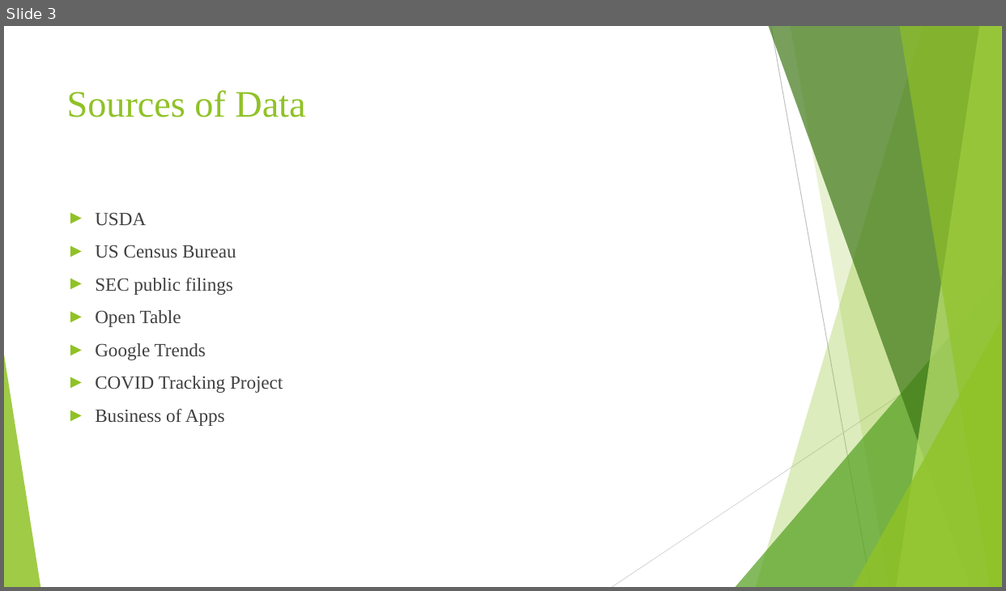
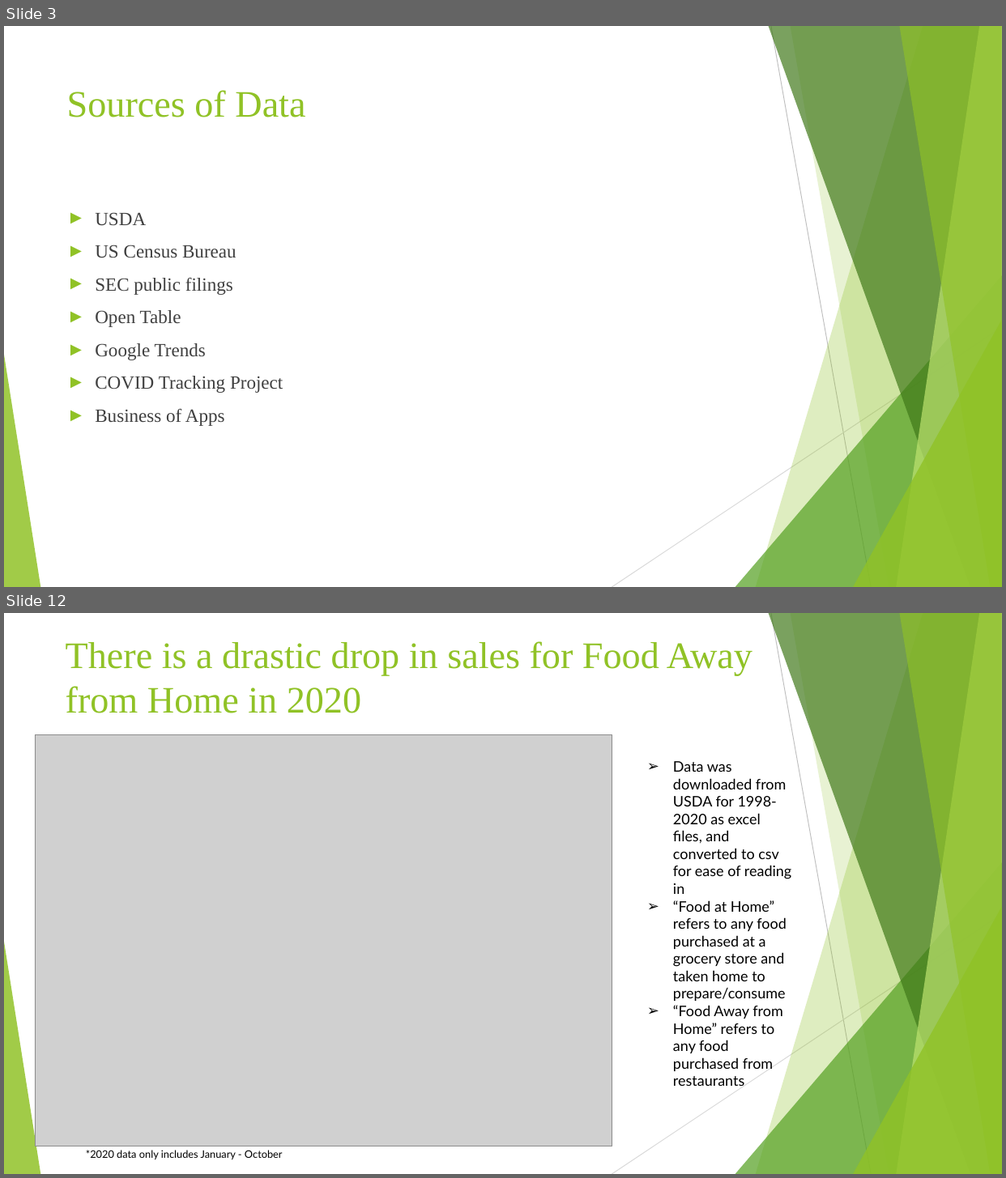
Before and after one commit to emmobley63/Project_1, a slide deck: Group 2 PowerPoint Presentation.pptx. Shown one above the other, each under a label of ours: slide 3 before the commit, slides 3 and 12 after it; the slides between them are not shown. The pictures are 1006x591 and 1006x1178 pixels, drawn with LibreOffice and Linux fonts; fonts in the diff are those of the drawing; grey boxes stand for pictures. Boxes give left, top, right and bottom in pixels: in the first picture for what was removed or moved away, otherwise in the second. Text is boxed around its words. In the diff, an @@ line names an element or a change of style, - is before the commit and + after.

```diff
--- a/Group 2 PowerPoint Presentation.pptx
+++ b/Group 2 PowerPoint Presentation.pptx
@@ slide 12 added at [4, 613, 1002, 1174], background #FFFFFF; not listed: 10 template elements that a slide beside it also shows @@
@@ title added at [66, 641, 752, 713], 36 pt, text #90C226 @@
+There is a drastic drop in sales for Food Away from Home in 2020
@@ picture added at [35, 735, 612, 1147] @@
@@ text added at [673, 761, 791, 1086], 14 pt, text #000000 @@
+➢ Data was downloaded from USDA for 1998-2020 as excel files, and converted to csv for ease of reading in
+➢ “Food at Home” refers to any food purchased at a grocery store and taken home to prepare/consume
+➢ “Food Away from Home” refers to any food purchased from restaurants
@@ text added at [86, 1150, 283, 1161], 10 pt, text #000000 @@
+*2020 data only includes January - October
```
Also in this commit, not shown: 7 other slides changed, 10 other slides added.
